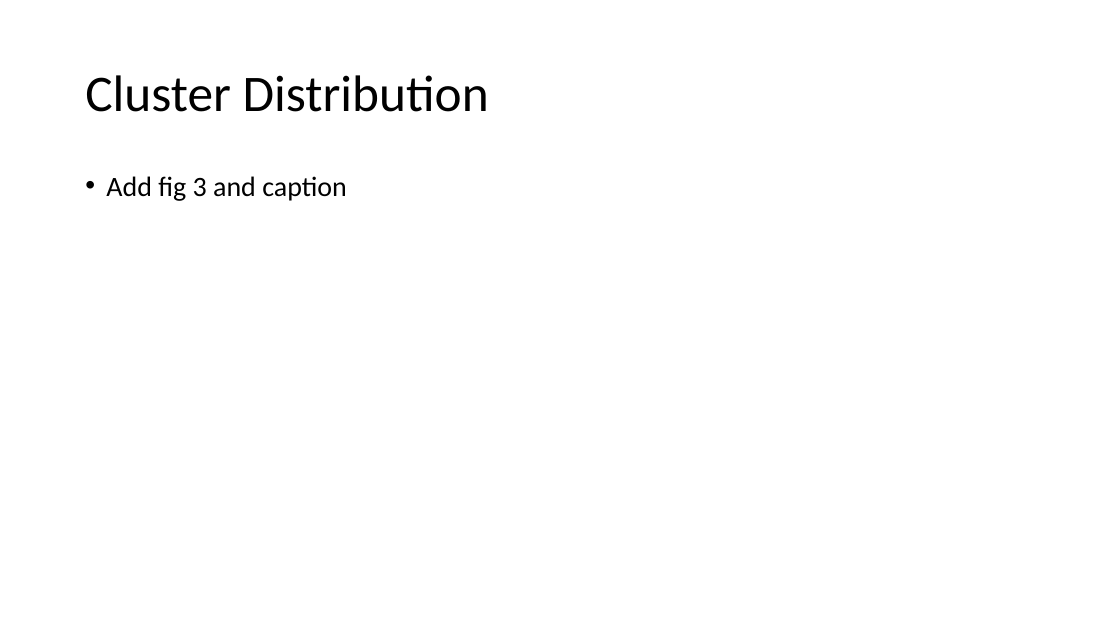
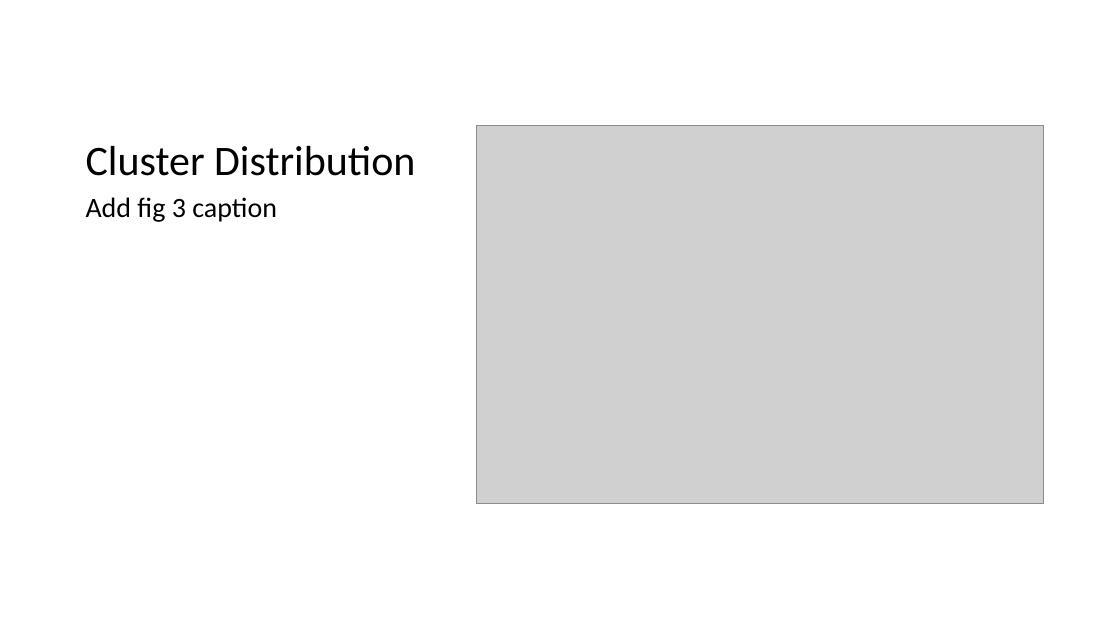
Before and after one commit to LukeABobay/larval-fish-community-analysis, a slide deck: slide 10 of PICES 2026 Presentation.pptx. Drawn at 1120x630 pixels with LibreOffice and Linux fonts; fonts in the diff are those of the drawing; grey boxes stand for pictures. Boxes give left, top, right and bottom in pixels: in the first picture for what was removed or moved away, otherwise in the second. Text is boxed around its words. In the diff, an @@ line names an element or a change of style, - is before the commit and + after.

Commit message:
Continue outlining slides and add figures

```diff
--- a/PICES 2026 Presentation.pptx
+++ b/PICES 2026 Presentation.pptx
@@ title "Cluster Distribution": place and size @@
-title "Cluster Distribution" at <box>85,75,489,112</box>
+title "Cluster Distribution" at <box>86,146,415,176</box>
@@ title "Cluster Distribution" at <box>86,146,415,176</box>: size 44 to 36 pt; vertical alignment middle to bottom @@
@@ picture added at <box>476,125,1044,503</box> @@
@@ text at <box>86,197,277,222</box>: text changed @@
-• Add fig 3 and caption
+Add fig 3 caption
```
Also in this commit, not shown: 9 other slides changed, 6 slides added.
